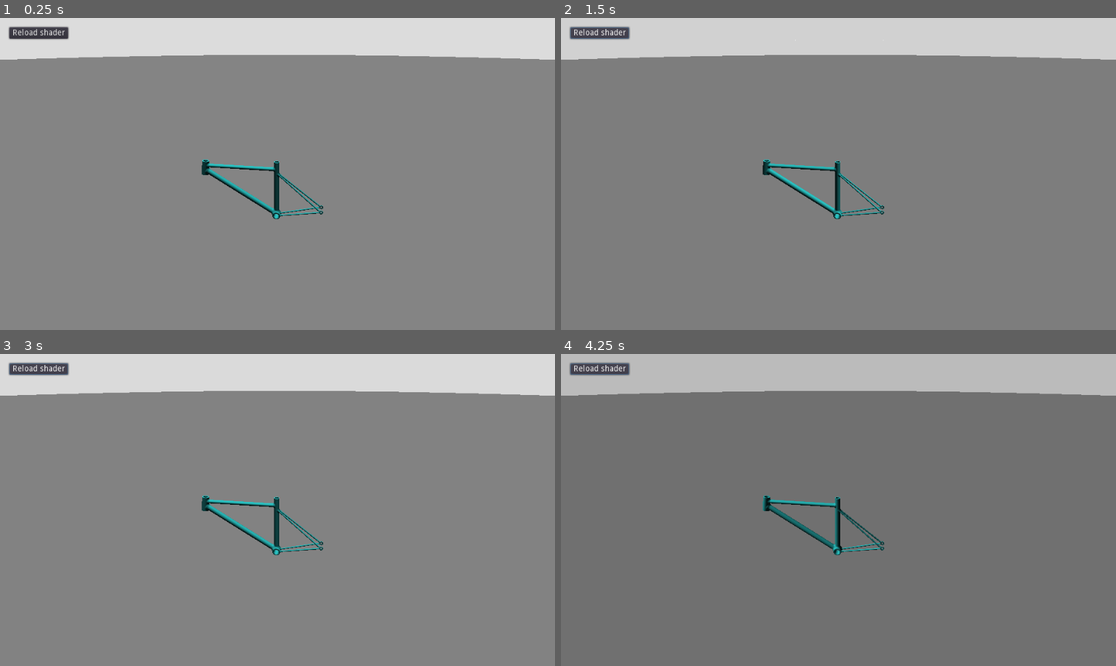
Above: before the commit, frames 1-4 (two rows, left to right).
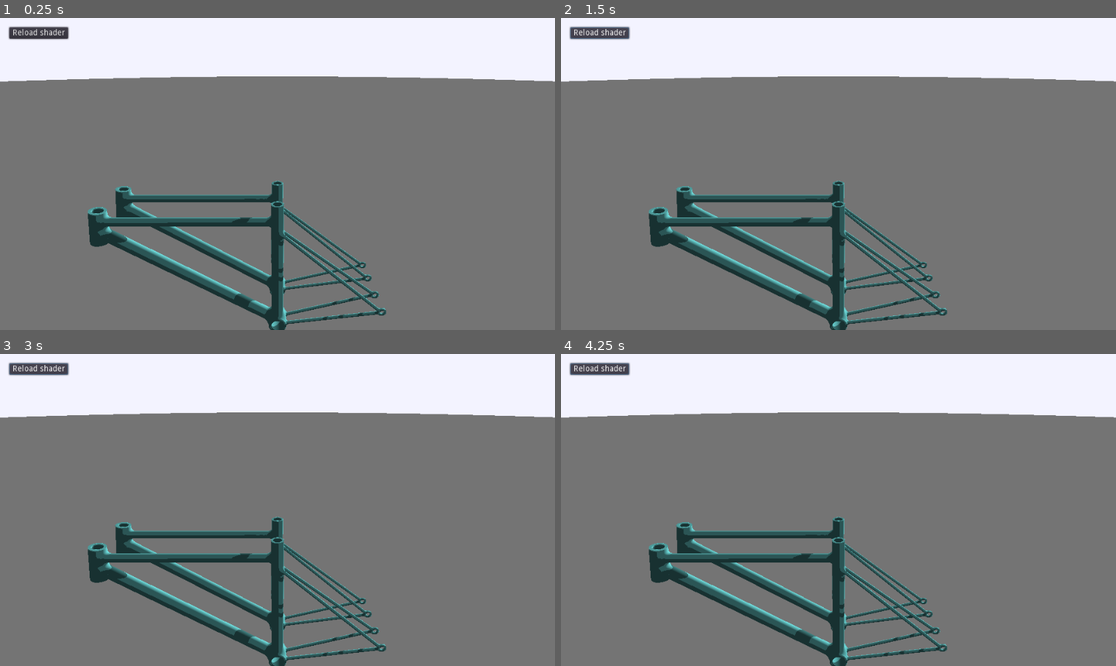
Above: after the commit, the same moments.

Repository: Kwarf/cykelramen
Game: Godot game, scene res://Demo.tscn
Two runs of this game, one before a commit and one after it. Both use one fixed random seed, a clock stepped at 60 frames per second and the inputs below.
Inputs:
- Up to frame 1 (0.25 s): no input
- Up to frame 2 (1.5 s): tap Enter at 0.5 s; tap R at 0.6 s; click "Reload shader" at 1.25 s
- Up to frame 3 (3 s): tap R at 2.1, 2.85 s
- Up to frame 4 (4.25 s): tap R at 3.6 s

The runs differ from the first frame. In frame 1, 27% of the frame differs, in the area x 0-100%, y 0-100%; in frame 2, 27%; in frame 3, 27%; in frame 4, 27%.

Commit message:
Fix da shadows, methinks

Diff:
--- a/Demo.shader
+++ b/Demo.shader
@@ -124,29 +124,31 @@
 vec4 scene(vec3 pos)
 {
 	// Floor plane
-	vec4 p = vec4(0.6, 0.6, 0.6, sdPlane(pos, vec3(0.0, 1.0, 0.0), 1.0));
-
-	// Bike
-	vec4 b = vec4(0.2, 0.9, 0.9, sdBikeFrame(pos));
+	vec4 p = vec4(0.6, 0.6, 0.6, sdPlane(pos, vec3(0.0, 1.0, 0.0), 0.1));
+
+	// Bikes
+	float b1 = sdBikeFrame(pos);
+	float b2 = sdBikeFrame(pos + vec3(0.0, 0.0, -0.2));
+	vec4 b = vec4(0.2, 0.9, 0.9, min(b1, b2));
 
 	return opMinColored(p, b);
 }
 
 vec4 march(vec3 origin, vec3 direction)
 {
-	vec4 t = vec4(1.0, 1.0, 1.0, -1.0);
+	float t = 0.0;
 
 	for (int i = 0; i < 128; i++)
 	{
-		vec4 res = scene(origin + direction * t.w);
-		if (res.w < (0.0001 * t.w))
+		vec4 res = scene(origin + direction * t);
+		if (res.w < (0.0001 * t))
 		{
-			return vec4(res.rgb, t.w);
+			return vec4(res.rgb, t);
 		}
-		t.w += res.w;
-	}
-
-	return t;
+		t += res.w;
+	}
+
+	return vec4(-1.0);
 }
 
 vec3 getNormal(vec3 pos)
@@ -161,31 +163,31 @@
 	vec3 color = vec3(1, 1, 1);
 	vec4 t = march(rayOrigin, rayDirection);
 
-	vec3 L = normalize(vec3(sin(iTime)*1.0, cos(iTime*0.5)+2.0, -0.5));
-
-	if (t.w > -1.0)
+	vec3 L = normalize(iBallPosition);
+
+	if (t.w == -1.0)
+	{
+		// Miss color
+		color = vec3(0.9, 0.9, 1.0);
+	}
+	else
 	{
 		vec3 pos = rayOrigin + rayDirection * t.w;
 		vec3 N = getNormal(pos);
 
-		vec3 objectSurfaceColour = t.rgb;
-		// L is vector from surface point to light, N is surface normal. N and L must be normalized!
 		float NoL = max(dot(N, L), 0.0);
 		vec3 LDirectional = vec3(1.0,1.0,1.0) * NoL;
-		vec3 LAmbient = vec3(0.1, 0.1, 0.1);
-		vec3 diffuse = objectSurfaceColour * (LDirectional + LAmbient);
-
-		color = diffuse;
+		vec3 LAmbient = vec3(0.1,0.1,0.1);
+		color = t.rgb * (LDirectional + LAmbient);
 
 		float shadow = 0.0;
 		vec3 shadowRayOrigin = pos + N * 0.01;
 		vec3 shadowRayDir = L;
-		t = march(shadowRayOrigin, shadowRayDir);
-		if (t.w >= -1.0)
+		if (march(shadowRayOrigin, shadowRayDir).w > -1.0)
 		{
 			shadow = 1.0;
 		}
-		color = mix(color, color*0.8, shadow);
+		color = mix(color, color*0.3, shadow);
 	}
 
 	return color;
@@ -211,5 +213,5 @@
 	vec2 uv = normalizeScreenCoords(1.0 / SCREEN_PIXEL_SIZE, FRAGCOORD.xy);
 	vec3 rayDirection = getCameraRayDirection(uv);
 	vec3 col = render(iCameraPosition, rayDirection);
-	COLOR = vec4(col, 1);
-}
+	COLOR = vec4(pow(col, vec3(0.4545)), 1);
+}
--- a/Demo.tscn
+++ b/Demo.tscn
@@ -6,8 +6,6 @@
 [sub_resource type="ShaderMaterial" id=1]
 shader = ExtResource( 1 )
 shader_param/iTime = null
-shader_param/iCameraPosition = null
-shader_param/iCameraLookAt = null
 shader_param/iBallPosition = null
 
 [sub_resource type="GDScript" id=2]
@@ -29,7 +27,7 @@
 }
 
 [node name="Camera" type="Position3D" parent="."]
-transform = Transform( 0.984176, -0.112154, 0.137182, 0.15874, 0.902059, -0.401362, -0.078731, 0.416788, 0.905588, -0.3812, 1.50386, -2.47523 )
+transform = Transform( 1, 0, 0, 0, 0.938992, -0.343938, 0, 0.343938, 0.938992, 0, 1, -1 )
 
 [node name="Target" type="Position3D" parent="Camera"]
 transform = Transform( 1, 0, 0, 0, 1, 0, 0, 0, 1, 0, 0, 1 )
@@ -38,6 +36,7 @@
 }
 
 [node name="Ball" type="Position3D" parent="."]
+transform = Transform( 1, 0, 0, 0, 1, 0, 0, 0, 1, -4.26354, 1.66468, 7.00894 )
 
 [node name="MarchTarget" type="ColorRect" parent="."]
 material = SubResource( 1 )
Not shown, changed: README.md
